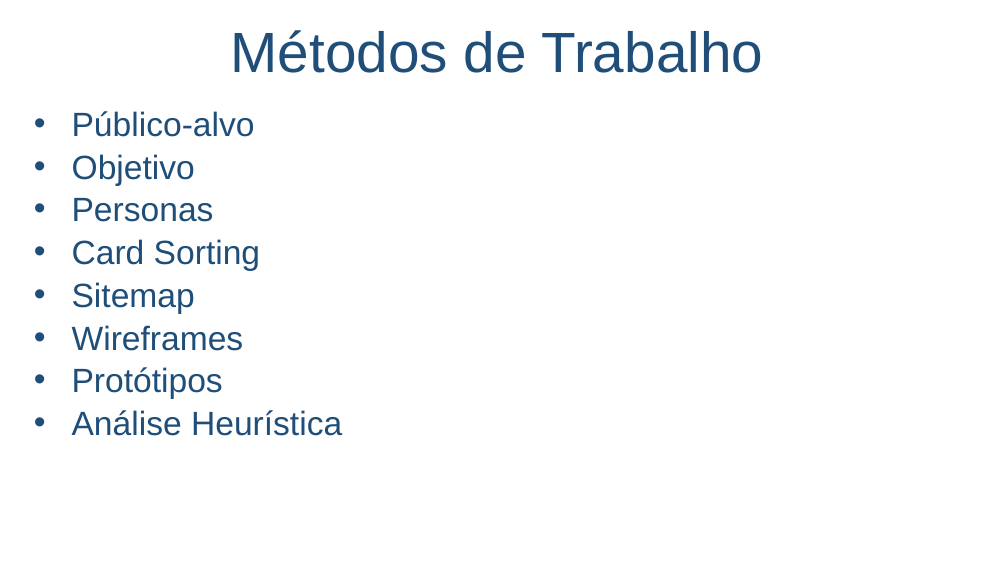
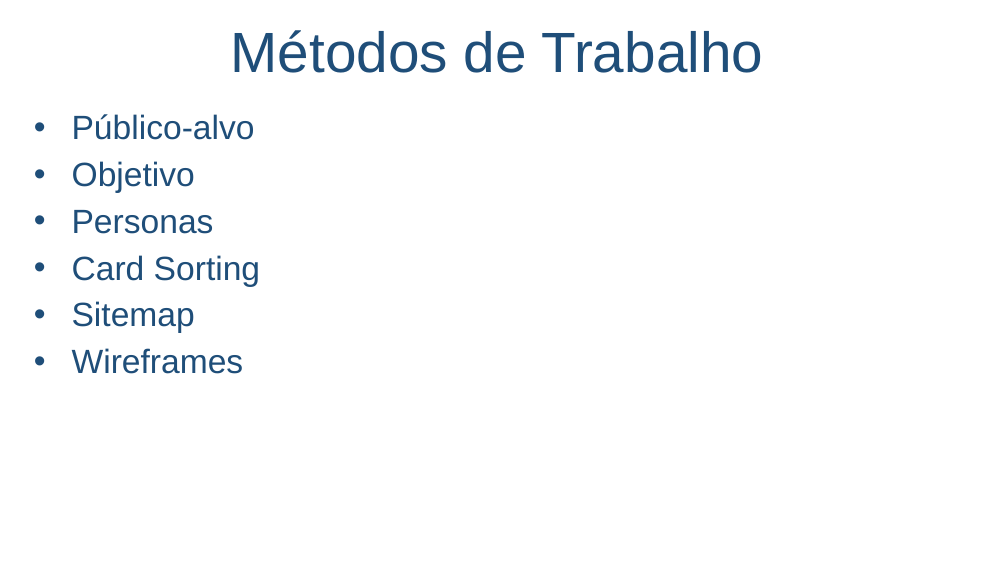
Before and after one commit to salmo-jr/public-slides, a slide deck: slide 11 of hci.pptx. Drawn at 1008x567 pixels with LibreOffice and Linux fonts; fonts in the diff are those of the drawing; background and template pictures are left out. Boxes give left, top, right and bottom in pixels: in the first picture for what was removed or moved away, otherwise in the second. Text is boxed around its words. In the diff, an @@ line names an element or a change of style, - is before the commit and + after.

Commit message:
ajustes nos slides

```diff
--- a/hci.pptx
+++ b/hci.pptx
@@ text "Público-alvo" at box(72, 114, 260, 374): line spacing 0.8 to 0.9 @@
@@ text at box(72, 367, 342, 436): paragraphs removed @@
-• Protótipos
-• Análise Heurística
```
